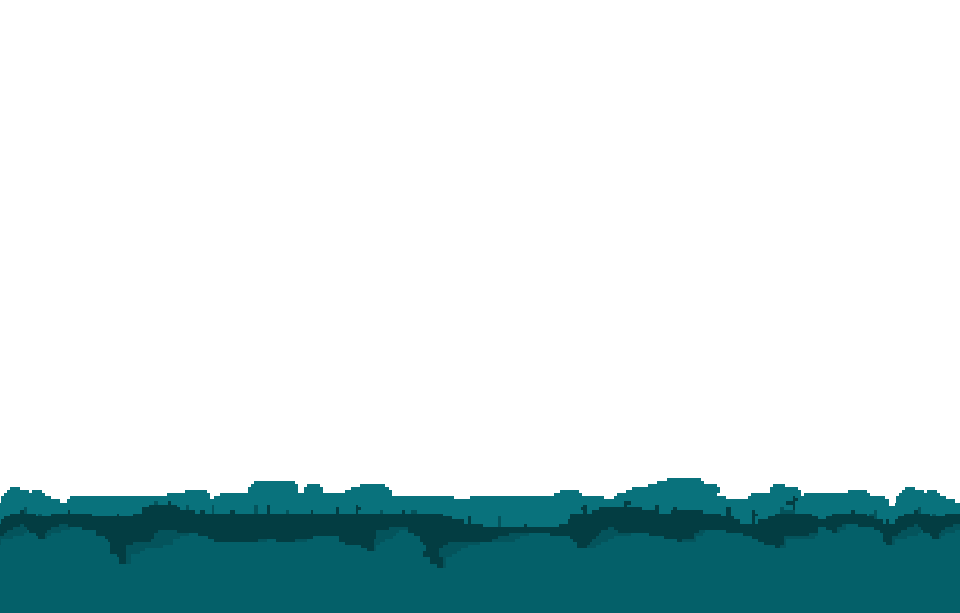
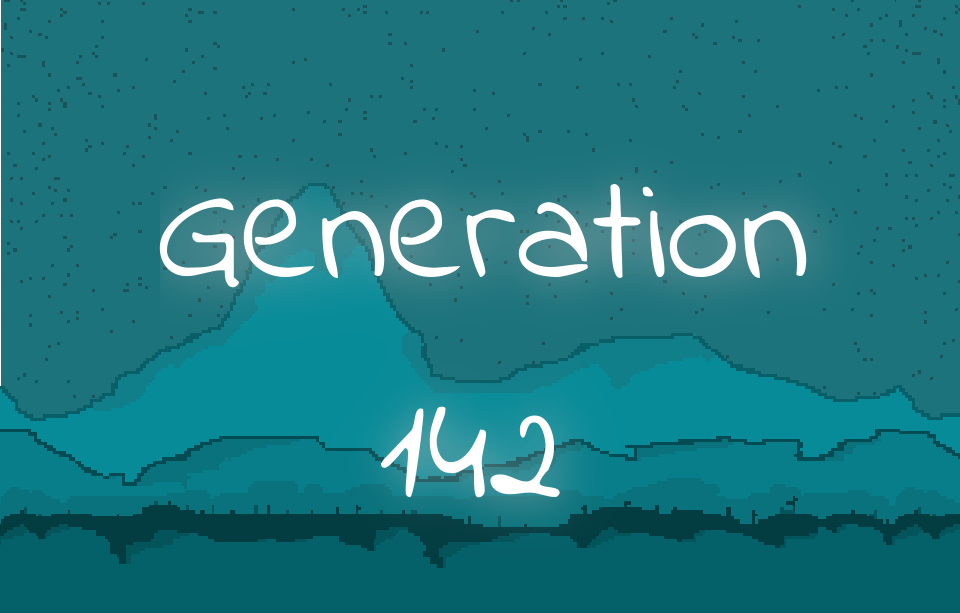
Comparing the layer stacks of the two 960×613 images. Changes:
added layer "Generation ..." above "Generation ... #1" over [159, 184, 807, 498]
added layer "Generation ... #1" above "Layer 1.png" over [160, 132, 871, 540]
added layer "Layer 3.png" above "Layer 4.png" over [0, 429, 960, 540]
added layer "Layer 4.png" above "Layer 5.png" over [0, 183, 960, 540]
added layer "Layer 5.png" above "Background" over [1, 0, 960, 540]
